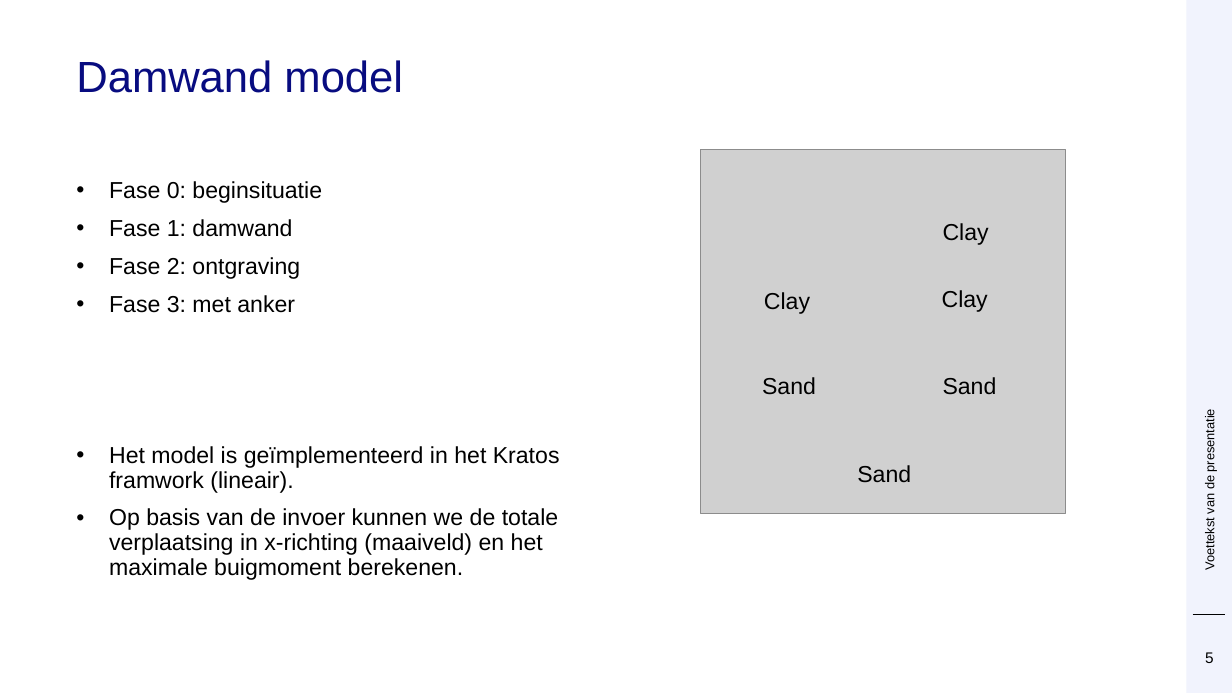
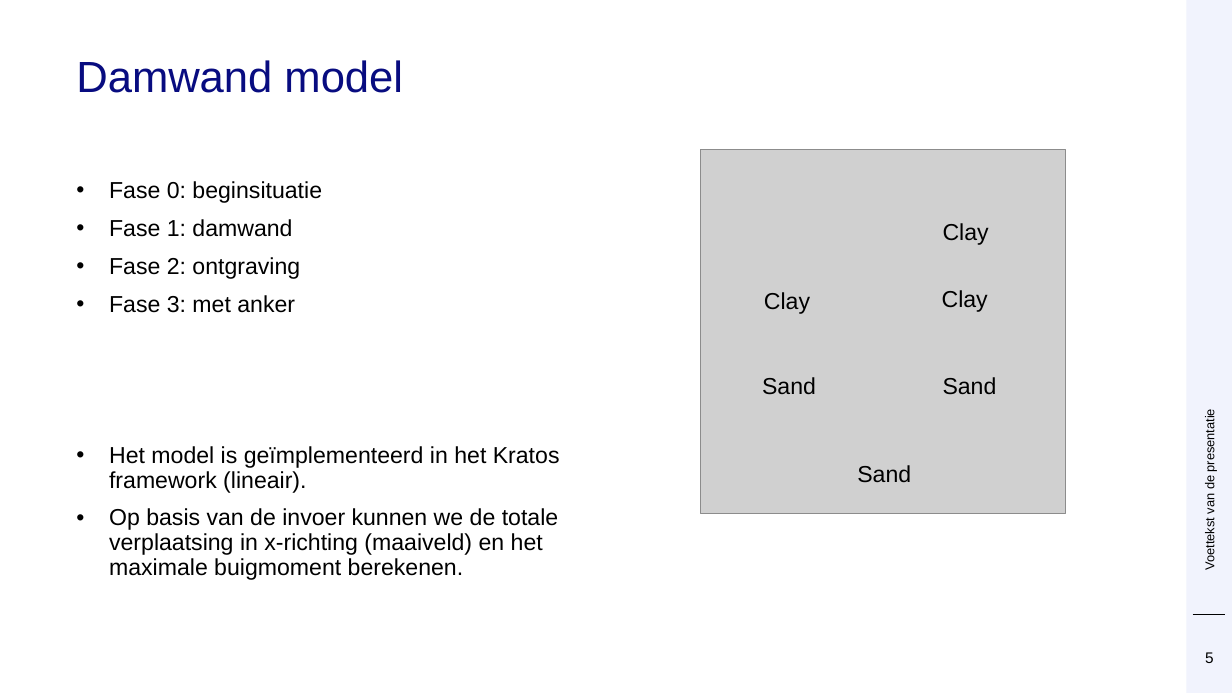
Before and after one commit to Deltares/ProbabilisticLibrary, a slide deck: slide 5 of sources/Deltares.Probabilistic.PWrapper.Examples/kratos/Prob Kratos DSD.pptx. Drawn at 1232x693 pixels with LibreOffice and Linux fonts; fonts in the diff are those of the drawing; grey boxes stand for pictures; background and template pictures are left out. Boxes give left, top, right and bottom in pixels: in the first picture for what was removed or moved away, otherwise in the second. Text is boxed around its words. In the diff, an @@ line names an element or a change of style, - is before the commit and + after.

```diff
--- a/sources/Deltares.Probabilistic.PWrapper.Examples/kratos/Prob Kratos DSD.pptx
+++ b/sources/Deltares.Probabilistic.PWrapper.Examples/kratos/Prob Kratos DSD.pptx
@@ text at [109,446,560,493]: text changed @@
-• Het model is geïmplementeerd in het Kratos framwork (lineair).
+• Het model is geïmplementeerd in het Kratos framework (lineair).
```
Also in this commit, not shown: 6 other slides changed.
